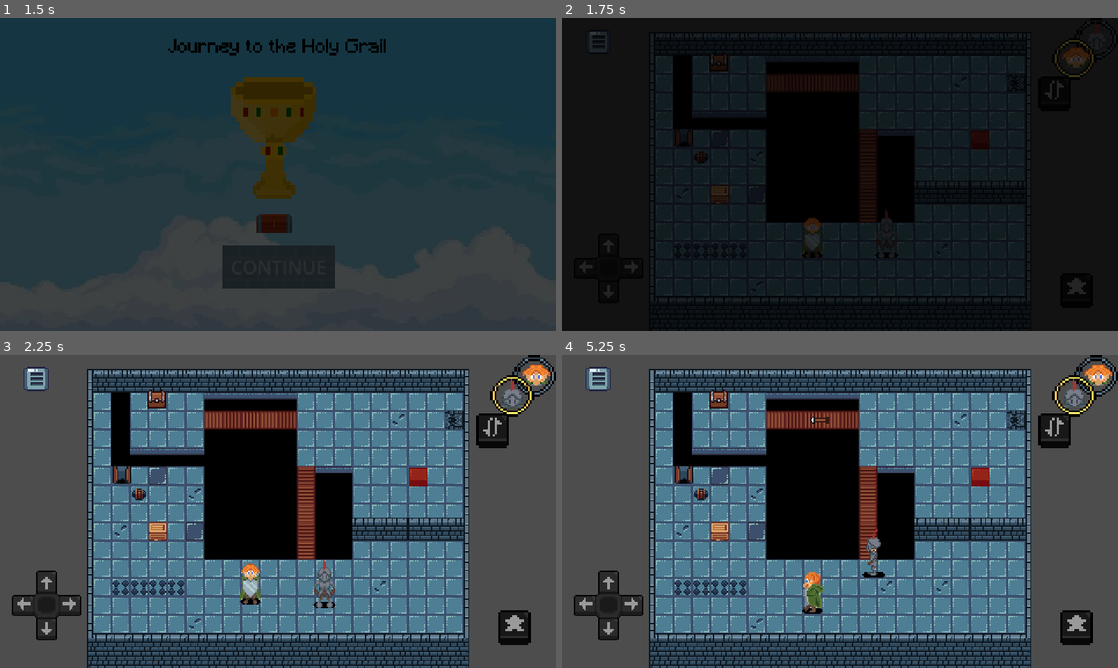
Above: before the commit, frames 1-4 (two rows, left to right).
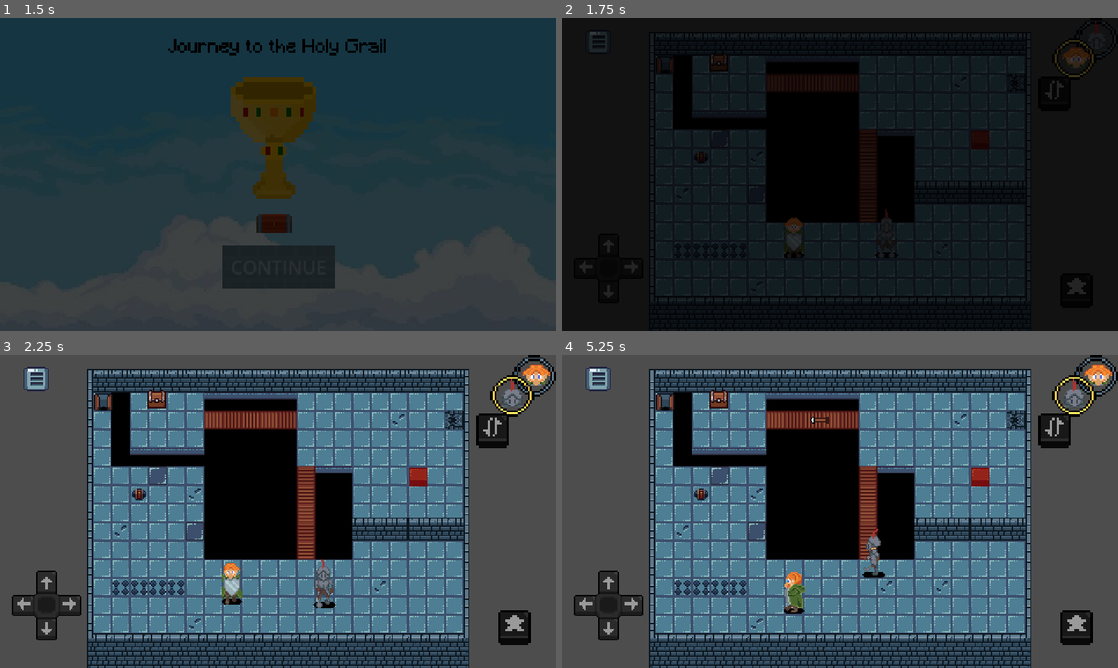
Above: after the commit, the same moments.

Repository: gumaciel/awesome-game-jam-01
Game: Godot game, scene res://scenes/main/main.tscn
Same seed, same stepped clock (60 frames per second), same inputs: the game is played once before the commit and once after it. The engine's default icon, where the game draws it, is replaced by a stand-in: a white triangle on a blue panel in a dark square. Sound files missing from this copy of the repository are replaced by a short silence.
Inputs (mouse positions are in pixels of both pictures, inside the frame that each line leads up to):
- Up to frame 1 (1.5 s): click "CONTINUE" at 0.5 s; move the mouse to (400, 158) at 1.27 s; hold D (move_right) from 1.28 s (still down); hold J (alternate) from 1.28 s (still down); click (400, 158) at 1.42 s
- Up to frame 2 (1.75 s): keep holding D (move_right); keep holding J (alternate)
- Up to frame 3 (2.25 s): move the mouse to (166, 527) at 2.02 s; release D (move_right) at 2.03 s; release J (alternate) at 2.03 s; hold S (move_down) from 2.03 s (still down); tap J (alternate) at 2.1 s
- Up to frame 4 (5.25 s): move the mouse to (895, 442) at 2.77 s; release S (move_down) at 2.78 s; hold D (move_right) 2.78-3.53 s; hold J (alternate) 2.78-3.53 s; move the mouse to (812, 574) at 3.52 s; hold W (move_up) 3.53-4.28 s; tap J (alternate) at 3.6, 5.1 s; click (812, 574) at 3.67 s; move the mouse to (1006, 558) at 4.27 s; hold J (alternate) 4.28-5.03 s; hold A (move_left) from 4.28 s (still down); move the mouse to (673, 464) at 5.02 s

Frame 1 is identical in both runs. In frame 2, 0.6% of the frame differs, in the area x 16-47%, y 12-77%; in frame 3, 1.6%, in the area x 16-61%, y 12-81%; in frame 4, 1.5%.

Commit message:
ajuste de conflito

Diff:
--- a/characters/Player_2/player_2.tscn
+++ b/characters/Player_2/player_2.tscn
@@ -19,11 +19,11 @@
 position = Vector2(1, -11.5)
 texture = ExtResource("2_01bm5")
 
-[node name="AudioStreamPlayer2D" type="AudioStreamPlayer2D" parent="WalkingSoundPool" index="0"]
+[node name="AudioStreamPlayer2D2" type="AudioStreamPlayer2D" parent="WalkingSoundPool" index="0"]
 stream = ExtResource("3_hsdaw")
 
-[node name="AudioStreamPlayer2D2" type="AudioStreamPlayer2D" parent="WalkingSoundPool" index="1"]
+[node name="AudioStreamPlayer2D3" type="AudioStreamPlayer2D" parent="WalkingSoundPool" index="1"]
 stream = ExtResource("4_gcfe2")
 
-[node name="AudioStreamPlayer2D3" type="AudioStreamPlayer2D" parent="WalkingSoundPool" index="2"]
+[node name="AudioStreamPlayer2D4" type="AudioStreamPlayer2D" parent="WalkingSoundPool" index="2"]
 stream = ExtResource("5_er042")
--- a/characters/player_base.tscn
+++ b/characters/player_base.tscn
@@ -111,7 +111,7 @@
 
 [sub_resource type="Animation" id="Animation_bgel3"]
 resource_name = "down"
-length = 0.8
+length = 0.4
 loop_mode = 1
 tracks/0/type = "value"
 tracks/0/imported = false
@@ -120,7 +120,7 @@
 tracks/0/interp = 1
 tracks/0/loop_wrap = true
 tracks/0/keys = {
-"times": PackedFloat32Array(0, 0.2, 0.4, 0.6),
+"times": PackedFloat32Array(0, 0.1, 0.2, 0.3),
 "transitions": PackedFloat32Array(1, 1, 1, 1),
 "update": 1,
 "values": [0, 1, 2, 3]
@@ -128,7 +128,7 @@
 
 [sub_resource type="Animation" id="Animation_akc7u"]
 resource_name = "left"
-length = 0.8
+length = 0.4
 loop_mode = 1
 tracks/0/type = "value"
 tracks/0/imported = false
@@ -137,7 +137,7 @@
 tracks/0/interp = 1
 tracks/0/loop_wrap = true
 tracks/0/keys = {
-"times": PackedFloat32Array(0, 0.2, 0.4, 0.6),
+"times": PackedFloat32Array(0, 0.1, 0.2, 0.3),
 "transitions": PackedFloat32Array(1, 1, 1, 1),
 "update": 1,
 "values": [4, 5, 6, 7]
@@ -246,6 +246,7 @@
 animations = NodePath("Animations")
 
 [node name="Texture" type="Sprite2D" parent="."]
+visible = false
 position = Vector2(0, -7.49997)
 scale = Vector2(0.21875, 0.210938)
 texture = ExtResource("1_xqc8x")
@@ -253,7 +254,6 @@
 vframes = 3
 
 [node name="DeathSprite2D" type="Sprite2D" parent="."]
-visible = false
 position = Vector2(0, -7.5)
 texture = ExtResource("1_xqc8x")
 flip_h = true
--- a/scenes/levels/test_scene.tscn
+++ b/scenes/levels/test_scene.tscn
@@ -12,7 +12,6 @@
 [ext_resource type="PackedScene" uid="uid://dl3ttrlhekoyu" path="res://scenes/prefabs/chest.tscn" id="8_uqrte"]
 [ext_resource type="PackedScene" uid="uid://c1vpo374p7liy" path="res://scenes/prefabs/button.tscn" id="9_5akqn"]
 [ext_resource type="PackedScene" uid="uid://cqu45akdgiwwe" path="res://scenes/prefabs/arrow_canon.tscn" id="10_fnev7"]
-[ext_resource type="PackedScene" path="res://scenes/prefabs/wood_box.tscn" id="12_ka67x"]
 
 [node name="TestScene" type="Control"]
 layout_mode = 3
@@ -33,7 +32,6 @@
 
 [node name="Scenario" type="TileMap" parent="."]
 tile_set = ExtResource("1_njrg8")
-collision_animatable = true
 format = 2
 layer_0/tile_data = PackedInt32Array(131078, 393218, 0, 196614, 393218, 0, 262150, 393218, 0, 327686, 393218, 0, 393222 …(6745 unchanged characters)…
 layer_1/name = ""
@@ -46,18 +44,14 @@
 script = ExtResource("2_y04gh")
 
 [node name="DestroyingBridgeAudio" type="AudioStreamPlayer" parent="Scenario"]
-stream = ExtResource("4_02qgm")
+stream = ExtResource("4_8y3jf")
 
 [node name="UI" parent="." node_paths=PackedStringArray("player_1", "player_2") instance=ExtResource("2_62sbp")]
-player_1 = NodePath("../Player1")
-player_2 = NodePath("../Player2")
+player_1 = NodePath("../Node2D/Player1")
+player_2 = NodePath("../Node2D/Player2")
 
 [node name="FireCanon" parent="." instance=ExtResource("6_shbqr")]
-position = Vector2(104, 101)
-
-[node name="WoodBox" parent="." instance=ExtResource("12_ka67x")]
-position = Vector2(136, 152)
-collision_mask = 15
+position = Vector2(89, 38)
 
 [node name="Door" parent="." instance=ExtResource("7_7678i")]
 position = Vector2(352, 150)
@@ -72,16 +66,22 @@
 position = Vector2(392, 56)
 rotation = 1.5708
 
-[node name="Player2" parent="." instance=ExtResource("4_qwccp")]
+[node name="Node2D" type="Node2D" parent="."]
+y_sort_enabled = true
+
+[node name="Player2" parent="Node2D" instance=ExtResource("4_qwccp")]
 unique_name_in_owner = true
 position = Vector2(280, 197)
 active = false
 
-[node name="Player1" parent="." instance=ExtResource("5_eeddq")]
+[node name="Player1" parent="Node2D" instance=ExtResource("5_eeddq")]
 unique_name_in_owner = true
-position = Vector2(216, 197)
+position = Vector2(200, 197)
 
 [connection signal="area_entered" from="Button" to="Door" method="_on_button_area_entered"]
 [connection signal="area_exited" from="Button" to="Door" method="_on_button_area_exited"]
-[connection signal="call_scenario" from="Player2" to="Scenario" method="_on_player_2_call_scenario"]
-[connection signal="call_scenario" from="Player1" to="Scenario" method="_on_player_1_call_scenario"]
+[connection signal="call_scenario" from="Node2D/Player2" to="Scenario" method="_on_player_2_call_scenario"]
+[connection signal="call_scenario" from="Node2D/Player1" to="Scenario" method="_on_player_1_call_scenario"]
+
+[editable path="UI"]
+[editable path="Node2D/Player1"]
Not shown: 1 places in scenes/levels/test_scene.tscn that only renumber resources
